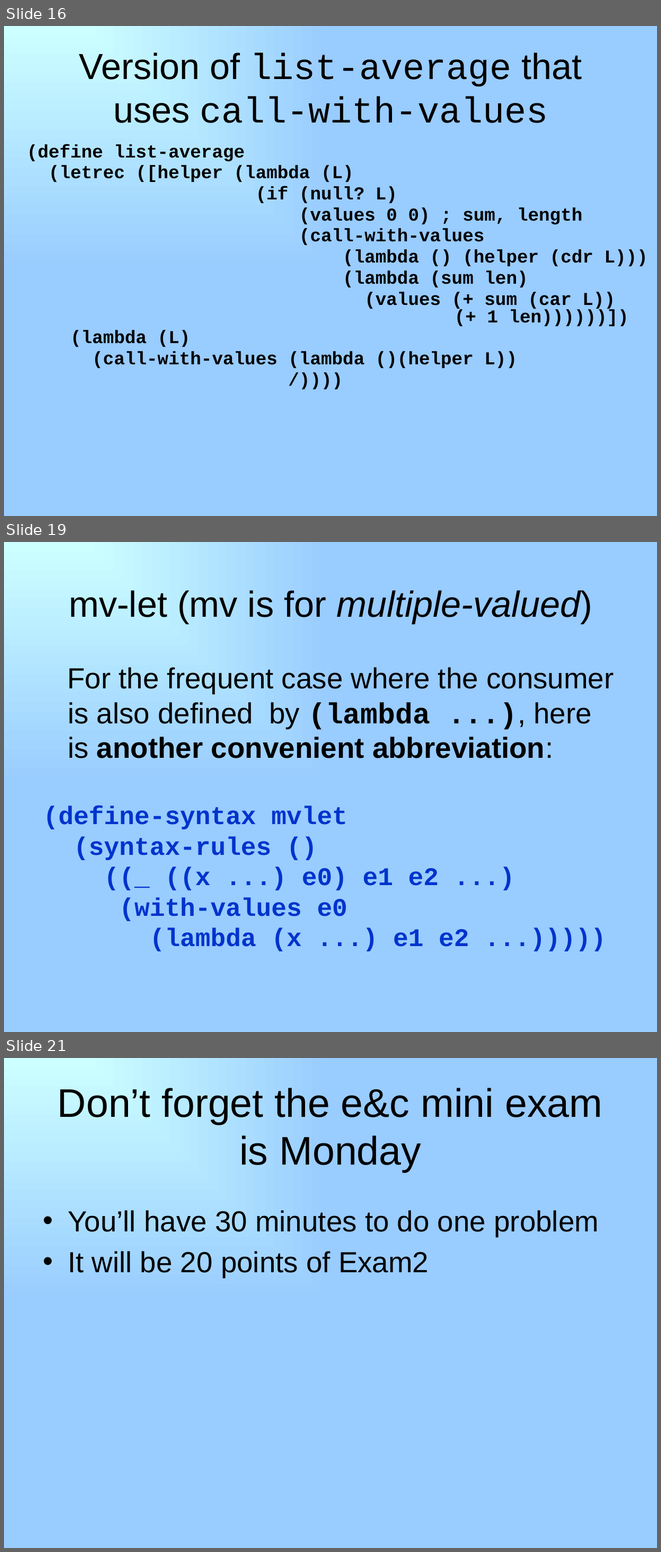
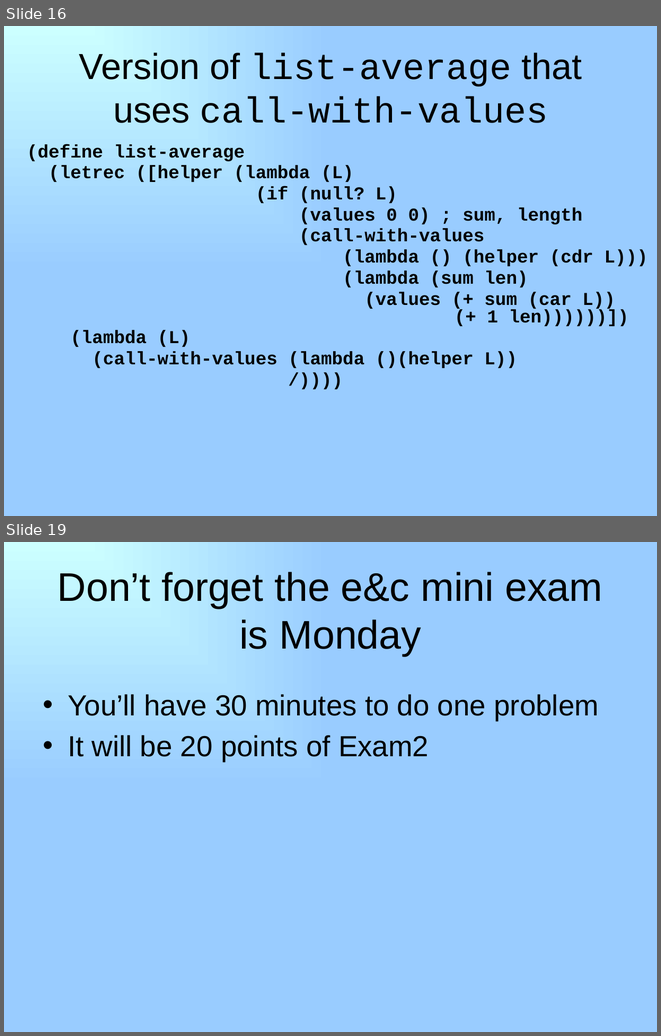
Before and after one commit to RHIT-CSSE/csse304, a slide deck: ClassMaterials/Memoization/memoization.pptx. Shown one above the other, each under a label of ours: slides 16, 19 and 21 before the commit, slides 16 and 19 after it; the slides between them are not shown. The pictures are 661x1552 and 661x1036 pixels, drawn with LibreOffice and Linux fonts; fonts in the diff are those of the drawing. Boxes give left, top, right and bottom in pixels: in the first picture for what was removed or moved away, otherwise in the second. Text is boxed around its words. In the diff, an @@ line names an element or a change of style, - is before the commit and + after.

```diff
--- a/ClassMaterials/Memoization/memoization.pptx
+++ b/ClassMaterials/Memoization/memoization.pptx
@@ slide 19 removed at box(4, 542, 657, 1032), background gradient #CCFFFF to #99CCFF @@
@@ title removed at box(69, 590, 592, 623) @@
-mv-let (mv is for multiple-valued)
@@ text removed at box(43, 667, 614, 951) @@
-For the frequent case where the consumer is also defined by (lambda ...), here is another convenient abbreviation:
-(define-syntax mvlet
-(syntax-rules ()
-((_ ((x ...) e0) e1 e2 ...)
-(with-values e0
-(lambda (x ...) e1 e2 ...)))))
@@ what was slide 21 is now slide 19 @@
```
Also in this commit, not shown: 2 slides changed, 1 slide added, 2 other slides removed, 1 other file.
